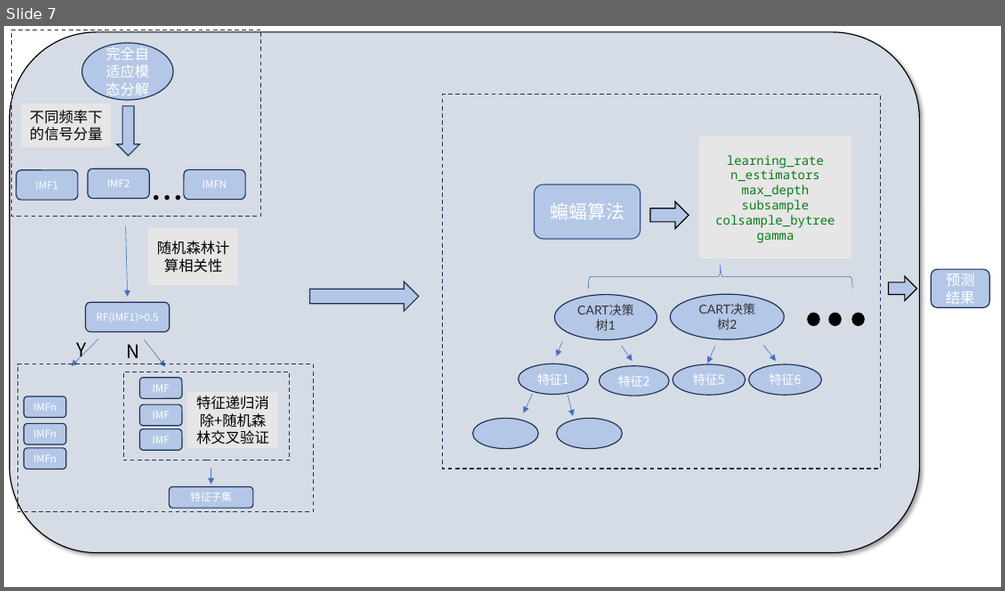
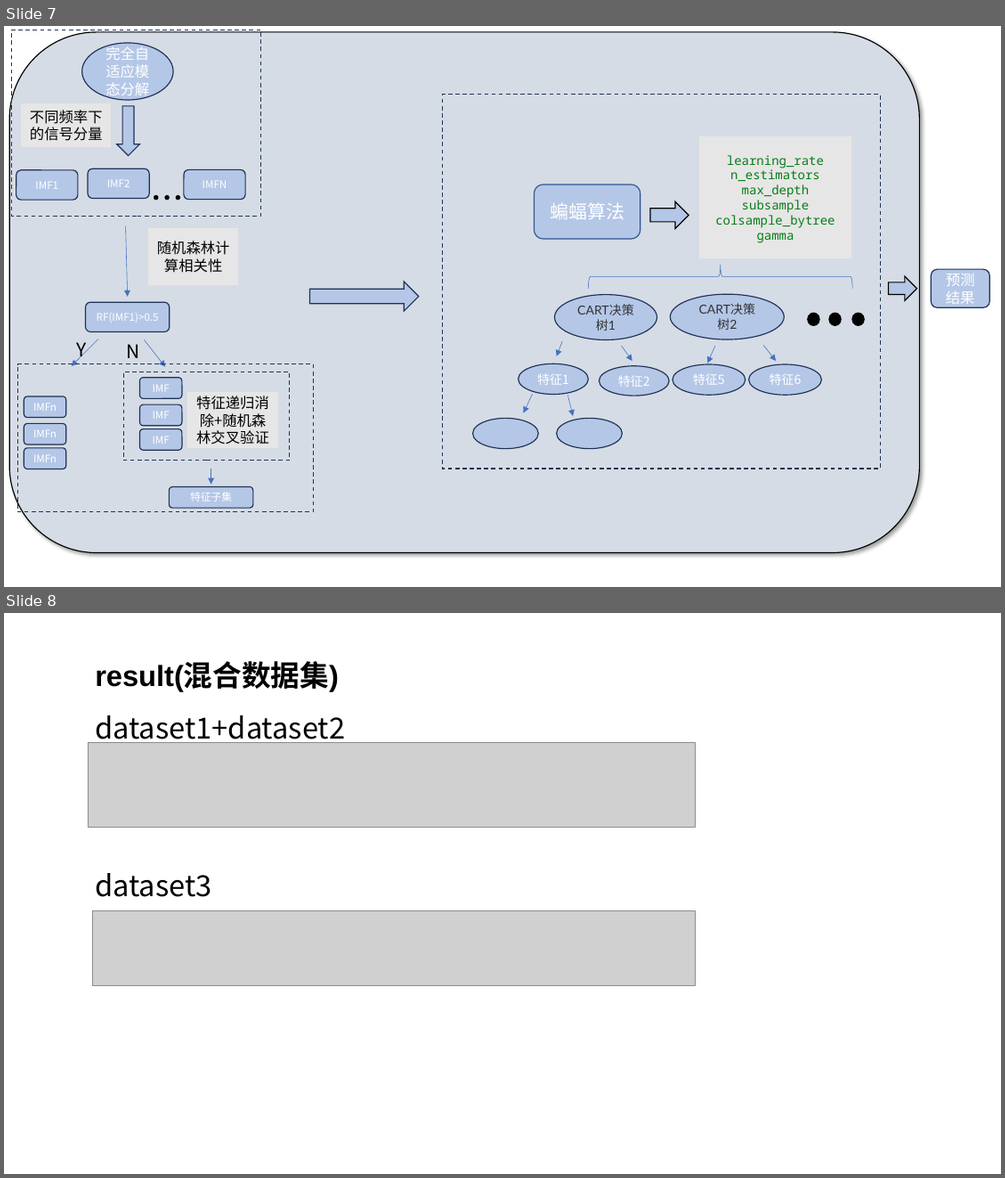
Before and after one commit to lucking666/sys, a slide deck: 卢老师论文汇报/1213汇报.pptx. Shown one above the other, each under a label of ours: slide 7 before the commit, slides 7 and 8 after it. The pictures are 1005x591 and 1005x1178 pixels, drawn with LibreOffice and Linux fonts; fonts in the diff are those of the drawing; grey boxes stand for pictures. Boxes give left, top, right and bottom in pixels: in the first picture for what was removed or moved away, otherwise in the second. Text is boxed around its words. In the diff, an @@ line names an element or a change of style, - is before the commit and + after.

```diff
--- a/卢老师论文汇报/1213汇报.pptx
+++ b/卢老师论文汇报/1213汇报.pptx
@@ slide 8 added at (x1=4, y1=613, x2=1001, y2=1174), background #FFFFFF @@
@@ text added at (x1=95, y1=663, x2=345, y2=897), 28 pt, text #000000 @@
+result(混合数据集)
+dataset1+dataset2
+dataset3
@@ picture added at (x1=88, y1=742, x2=695, y2=827) @@
@@ picture added at (x1=93, y1=910, x2=696, y2=985) @@
```
Also in this commit, not shown: 1 other slide added, 3 slides removed, 2 other files.
